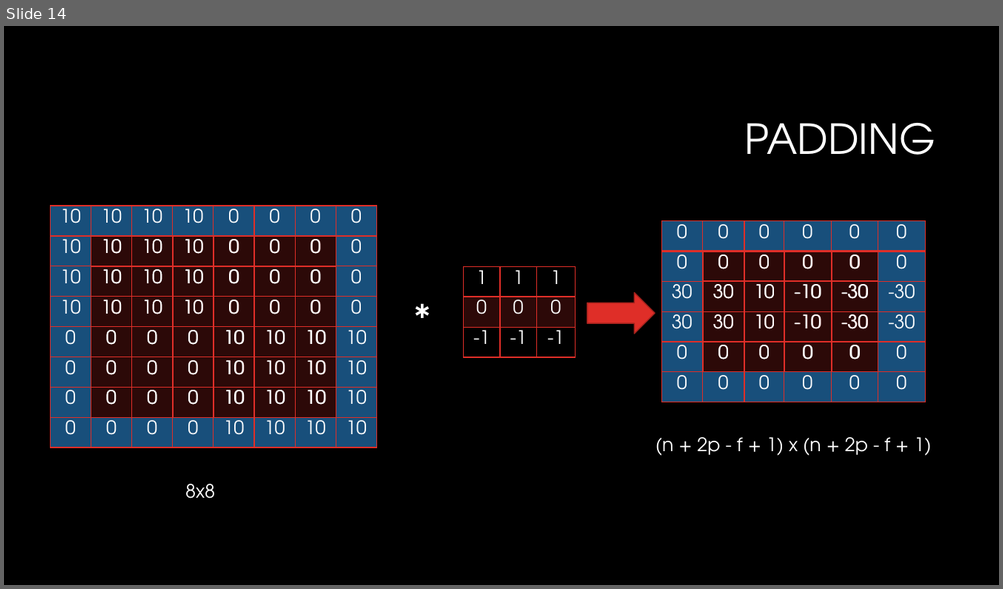
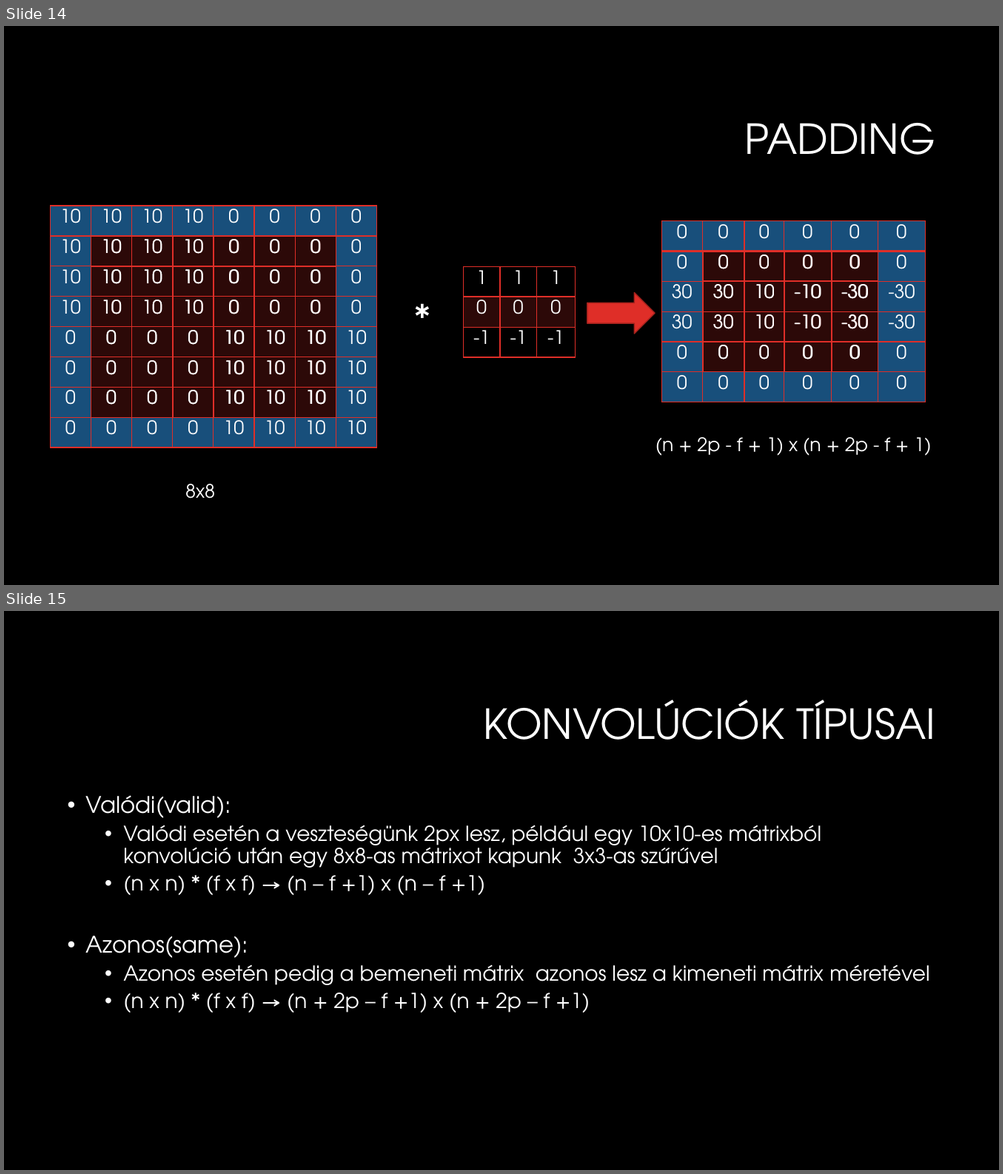
Before and after one commit to martontamas92/CNN, a slide deck: Konvolúciós neuronhálók.pptx. Shown one above the other, each under a label of ours: slide 14 before the commit, slides 14 and 15 after it. The pictures are 1003x589 and 1003x1174 pixels, drawn with LibreOffice and Linux fonts; fonts in the diff are those of the drawing; background and template pictures are left out. Boxes give left, top, right and bottom in pixels: in the first picture for what was removed or moved away, otherwise in the second. Text is boxed around its words. In the diff, an @@ line names an element or a change of style, - is before the commit and + after.

Commit message:
ppt+

```diff
--- a/Konvolúciós neuronhálók.pptx
+++ b/Konvolúciós neuronhálók.pptx
@@ slide 15 added at [4,611,999,1170], background #000000 @@
@@ title added at [483,700,935,740], 40 pt, text #FFFFFF @@
+KONVOLÚCIÓK TÍPUSAI
@@ text added at [86,795,929,1013], 20 pt, text #FFFFFF @@
+• Valódi(valid):
+  • Valódi esetén a veszteségünk 2px lesz, például egy 10x10-es mátrixból konvolúció után egy 8x8-as mátrixot kapunk 3x3-as szűrűvel
+  • (n x n) * (f x f) → (n – f +1) x (n – f +1)
+• Azonos(same):
+  • Azonos esetén pedig a bemeneti mátrix azonos lesz a kimeneti mátrix méretével
+  • (n x n) * (f x f) → (n + 2p – f +1) x (n + 2p – f +1)
```
Also in this commit, not shown: 1 other slide added.
